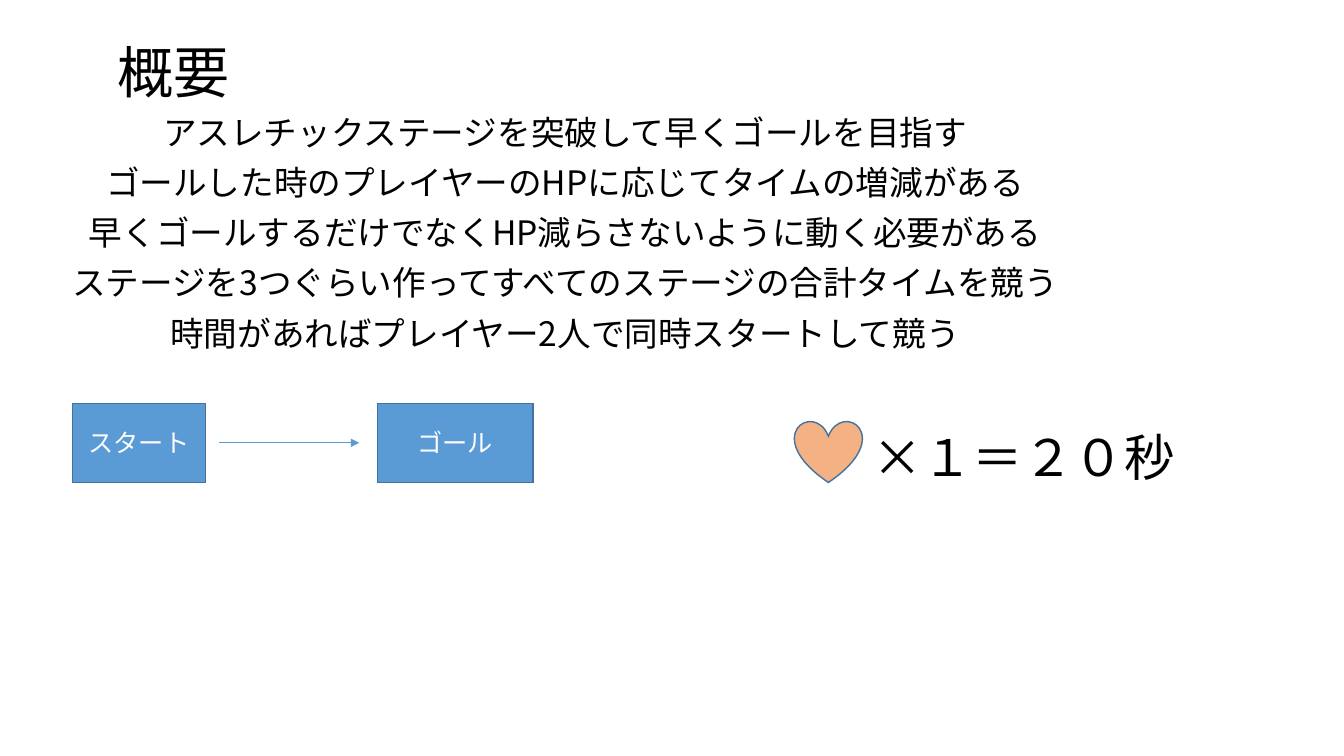
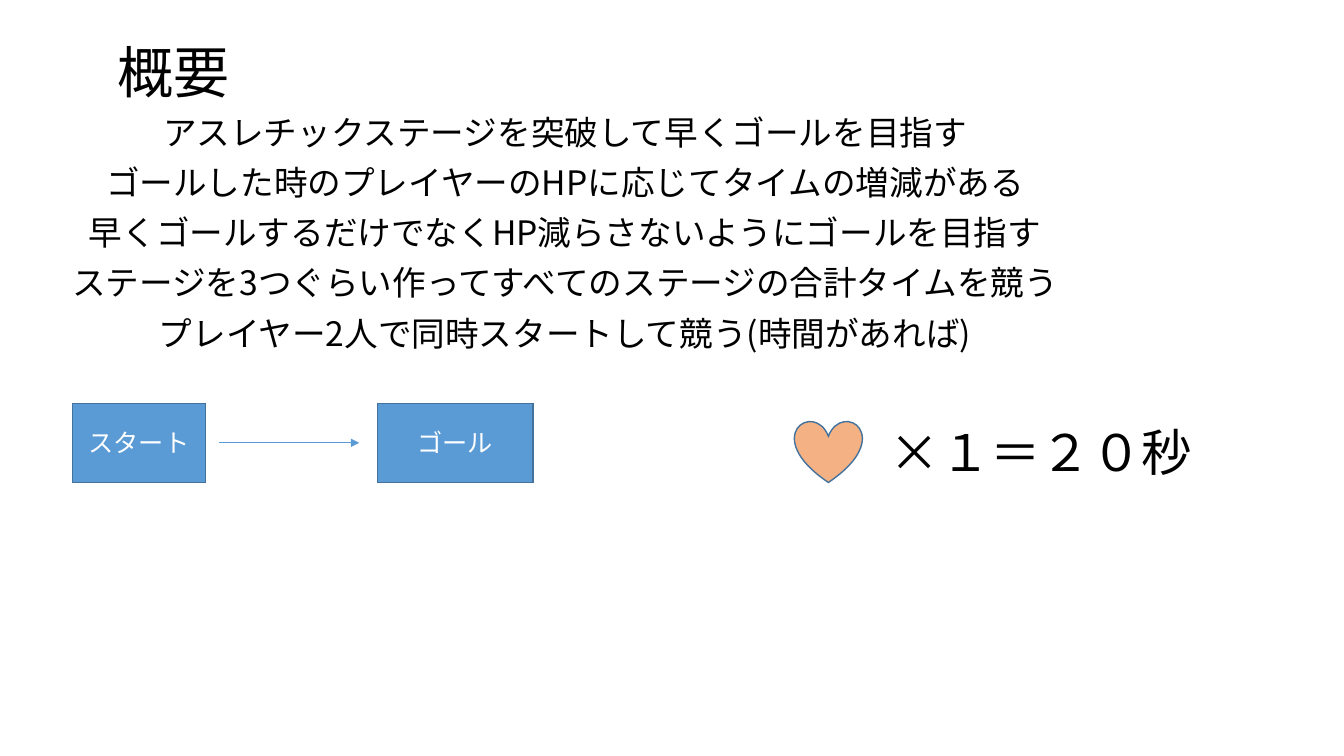
Before and after one commit to rinne-9029/Action1, a slide deck: slide 2 of 個人製作(テーマ・LIFE).pptx. Drawn at 1344x756 pixels with LibreOffice and Linux fonts; fonts in the diff are those of the drawing. Boxes give left, top, right and bottom in pixels: in the first picture for what was removed or moved away, otherwise in the second. Text is boxed around its words. In the diff, an @@ line names an element or a change of style, - is before the commit and + after.

```diff
--- a/個人製作(テーマ・LIFE).pptx
+++ b/個人製作(テーマ・LIFE).pptx
@@ subtitle at (89,216,1041,248): text changed @@
-早くゴールするだけでなくHP減らさないように動く必要がある
+早くゴールするだけでなくHP減らさないようにゴールを目指す
@@ subtitle at (159,317,971,353): text changed @@
-時間があればプレイヤー2人で同時スタートして競う
+プレイヤー2人で同時スタートして競う(時間があれば)
@@ text "×１＝２０秒": place and size @@
-text "×１＝２０秒" at (872,433,1174,480)
+text "×１＝２０秒" at (890,428,1192,475)
```
Also in this commit, not shown: 1 other slide changed, 4 other files.
